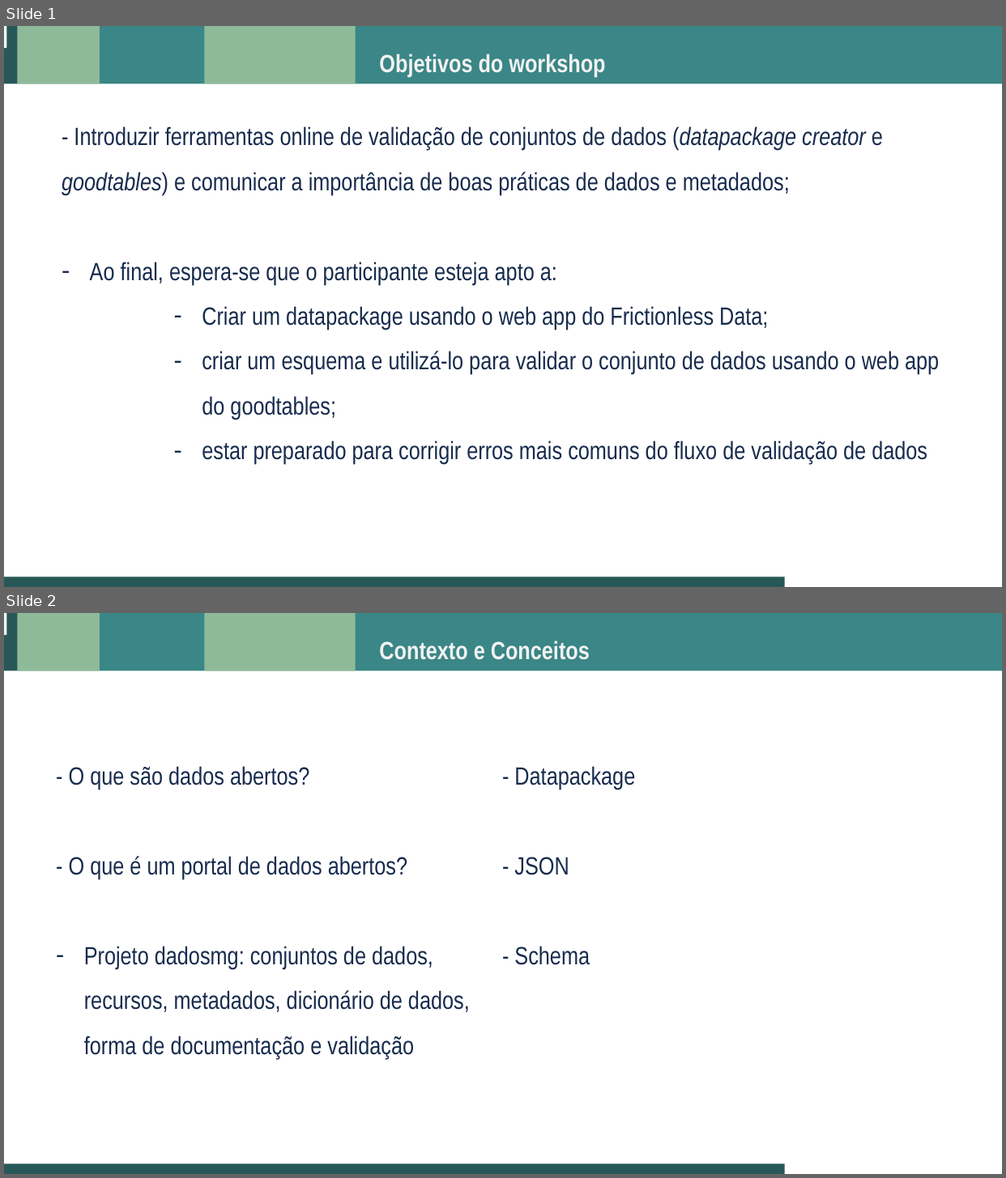
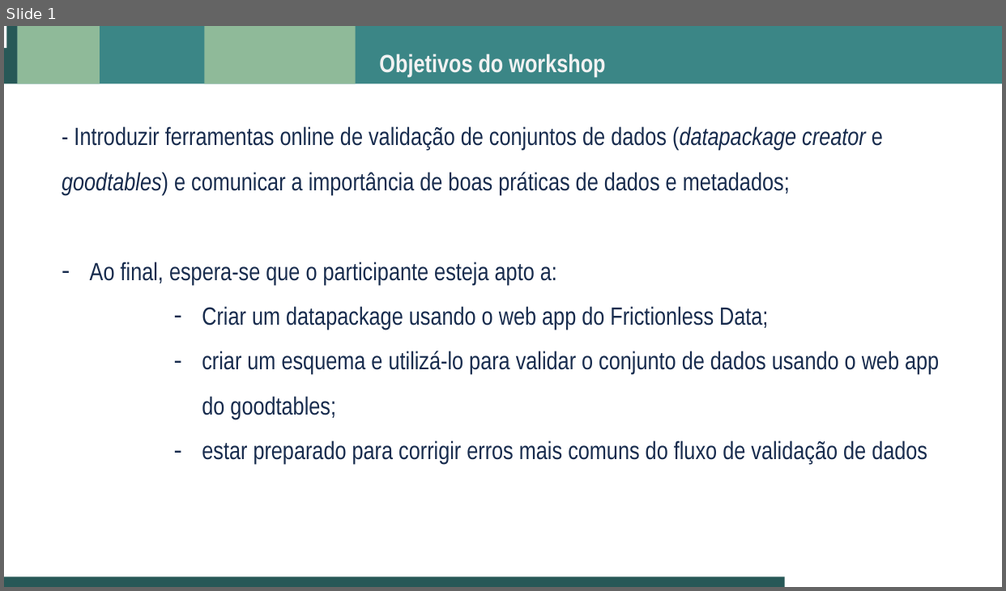
Before and after one commit to dados-mg/apresentacoes, a slide deck: workshop-inova/workshop-dadosmg.pptx. Shown one above the other, each under a label of ours: slides 1 and 2 before the commit, slide 1 after it. The pictures are 1006x1178 and 1006x591 pixels, drawn with LibreOffice and Linux fonts; fonts in the diff are those of the drawing; background and template pictures are left out. Boxes give left, top, right and bottom in pixels: in the first picture for what was removed or moved away, otherwise in the second. Text is boxed around its words. In the diff, an @@ line names an element or a change of style, - is before the commit and + after.

Commit message:
atualiza apresentação

```diff
--- a/workshop-inova/workshop-dadosmg.pptx
+++ b/workshop-inova/workshop-dadosmg.pptx
@@ slide 2 removed at bbox=[4, 613, 1002, 1174], background #FFFFFF; not listed: 5 template elements that a slide beside it also shows @@
@@ rectangle removed at bbox=[4, 613, 7, 636] @@
@@ title removed at bbox=[379, 641, 590, 660] @@
-Contexto e Conceitos
@@ text removed at bbox=[69, 766, 470, 1059] @@
-- O que são dados abertos?
-- O que é um portal de dados abertos?
-– Projeto dadosmg: conjuntos de dados, recursos, metadados, dicionário de dados, forma de documentação e validação
-- Datapackage
-- JSON
-- Schema
```
